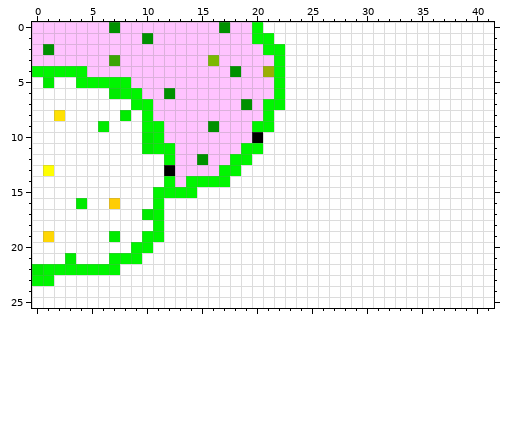
Pixel-art sprite -- src/main/resources/gis/abi23e5if1lem/tamodatschi/tamodatschi/images/bounds_new.png. The first picture shows the starting point.
The file is 42x26 pixels. Colours within 5 levels of each other are drawn and written as one.
New version:
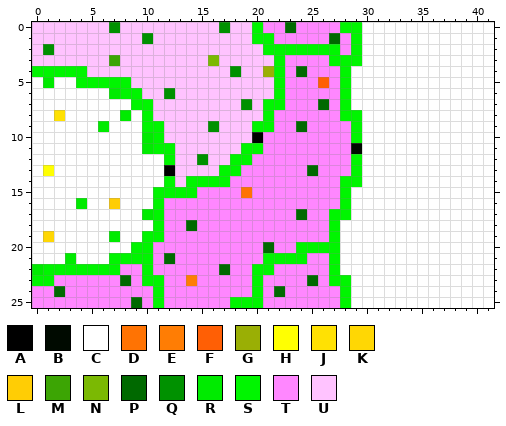
Palette (. is transparent): A #000000  B #000a00  C #ffffff  D #ff7303  E #ff7d04  F #ff5f05  G #9aaf05  H #ffff02  J #ffe103  K #ffd704  L #ffcd05  M #3ca504  N #7bb903  P #006900  Q #009100  R #00eb00  S #00f500  T #ff87ff  U #ffc3ff
Changes in this commit:
y 0: x 21..29 CCCCCCCCC -> TTPTTTTSS
y 1: x 22..29 CCCCCCCC -> TTTTTPTS
y 2: x 23..29 CCCCCCC -> SSSSSTS
y 3: x 23..29 CCCCCCC -> TTTTSSS
y 4: x 23..28 CCCCCC -> TPTTTS
y 5: x 23..28 CCCCCC -> TTTFTS
y 6: x 23..28 CCCCCC -> TTTTTS
y 7: x 23..28 CCCCCC -> TTTPTS
y 8: x 22..29 CCCCCCCC -> TTTTTTSS
y 9: x 22..29 CCCCCCCC -> TTPTTTTS
y 10: x 21..29 CCCCCCCCC -> TTTTTTTTS
y 11: x 21..29 CCCCCCCCC -> TTTTTTTTB
y 12: x 20..29 CCCCCCCCCC -> TTTTTTTTTS
y 13: x 19..29 CCCCCCCCCCC -> TTTTTTPTTTS
y 14: x 18..29 CCCCCCCCCCCC -> TTTTTTTTTTSS
y 15: x 15..28 CCCCCCCCCCCCCC -> TTTTDTTTTTTTTS
y 16: x 12..28 CCCCCCCCCCCCCCCCC -> TTTTTTTTTTTTTTTTS
y 17: x 12..28 CCCCCCCCCCCCCCCCC -> TTTTTTTTTTTTPTTSS
y 18: x 12..27 CCCCCCCCCCCCCCCC -> TTPTTTTTTTTTTTTS
y 19: x 12..27 CCCCCCCCCCCCCCCC -> TTTTTTTTTTTTTTTS
y 20: x 11..27 CCCCCCCCCCCCCCCCC -> TTTTTTTTTTPTTSSSS
y 21: x 10..27 CCCCCCCCCCCCCCCCCC -> STPTTTTTTTTSSSSTTS
y 22: x 8..27 CCCCCCCCCCCCCCCCCCCC -> TTSTTTTTTPTTSSTTTTTS
y 23: x 2..28 CCCCCCCCCCCCCCCCCCCCCCCCCCC -> TTTTTTPTSSTTETTTTTSTTTTPTSS
y 24: x 0..28 CCCCCCCCCCCCCCCCCCCCCCCCCCCCC -> TTPTTTTTTTTSTTTTTTTTSTPTTTTTS
y 25: x 0..28 CCCCCCCCCCCCCCCCCCCCCCCCCCCCC -> TTTTTTTTTPTSTTTTTTSSSTTTTTTTS
Changed places in both pictures, as pixel boxes (x1, y1, x2, y2):
changed: (32, 22, 362, 308)
